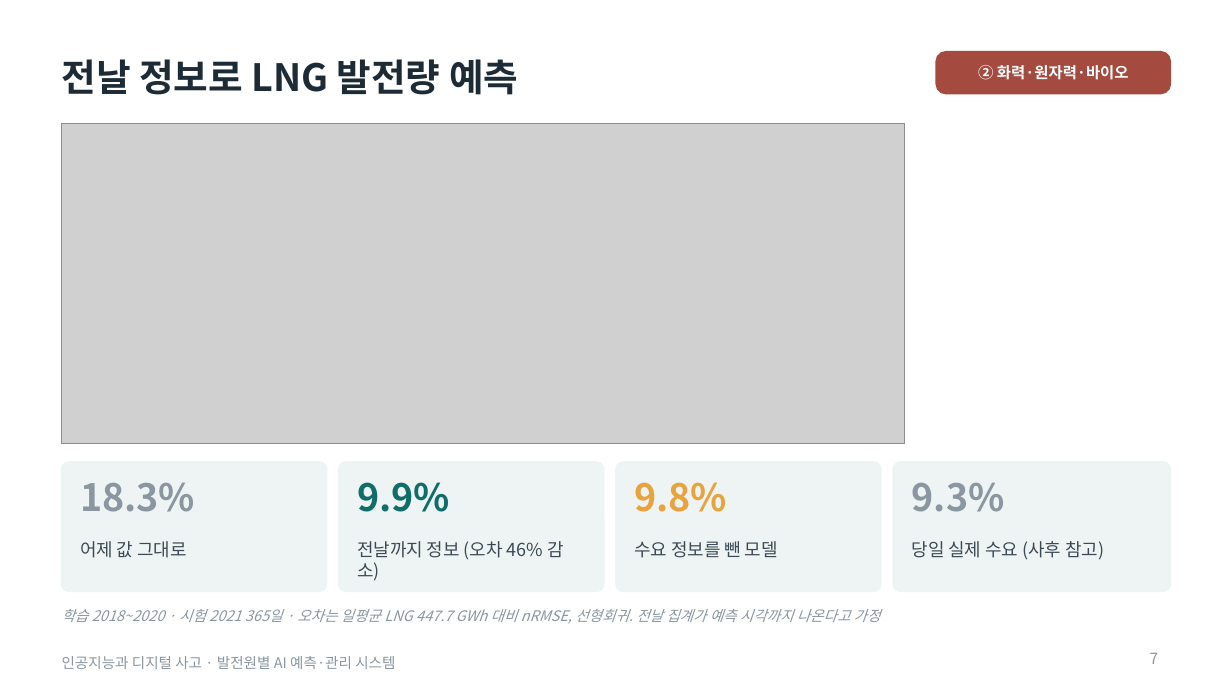
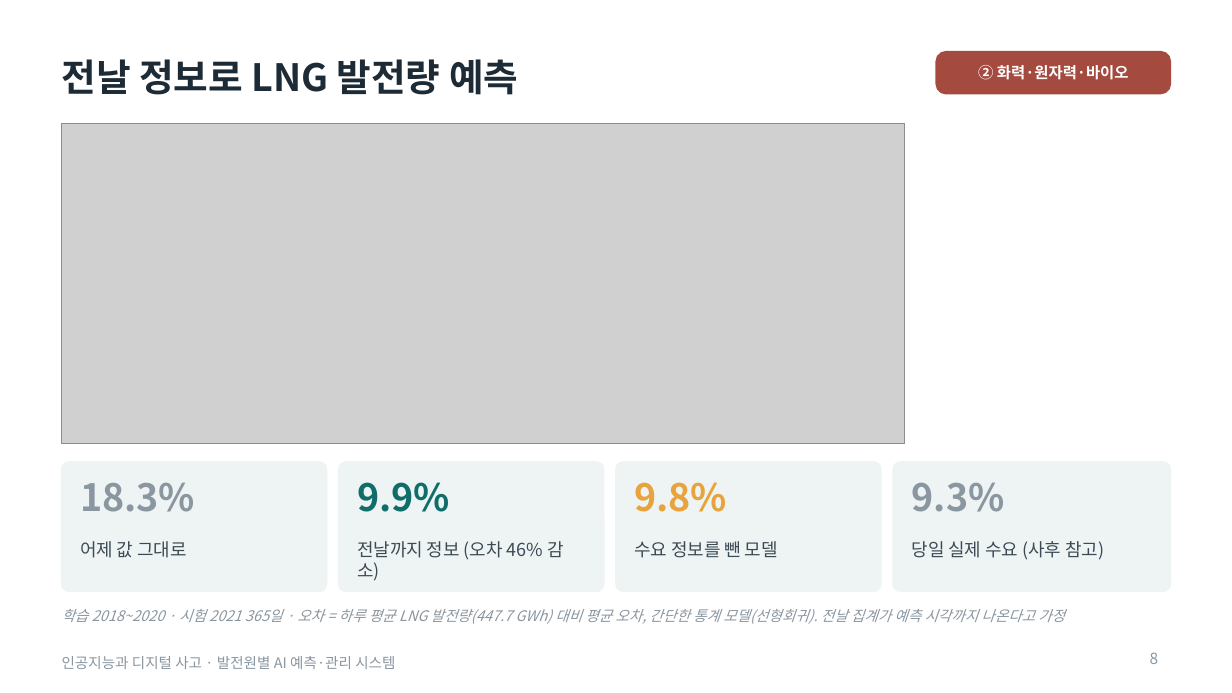
Before and after one commit to junseok7-cpu/hello, a slide deck: slide 8 of energy/report/발표자료_최종.pptx (slide 7 before the commit). Drawn at 1232x693 pixels with LibreOffice and Linux fonts; fonts in the diff are those of the drawing; grey boxes stand for pictures. Boxes give left, top, right and bottom in pixels: in the first picture for what was removed or moved away, otherwise in the second. Text is boxed around its words. In the diff, an @@ line names an element or a change of style, - is before the commit and + after.

```diff
--- a/energy/report/발표자료_최종.pptx
+++ b/energy/report/발표자료_최종.pptx
@@ text at [62,609,1065,624]: text changed @@
-학습 2018~2020 · 시험 2021 365일 · 오차는 일평균 LNG 447.7 GWh 대비 nRMSE, 선형회귀. 전날 집계가 예측 시각까지 나온다고 가정
+학습 2018~2020 · 시험 2021 365일 · 오차 = 하루 평균 LNG 발전량(447.7 GWh) 대비 평균 오차, 간단한 통계 모델(선형회귀). 전날 집계가 예측 시각까지 나온다고 가정
@@ page number at [1150,652,1159,664]: text changed @@
-7
+8
```
Also in this commit, not shown: 11 other slides changed, 3 slides added, 9 other files.
